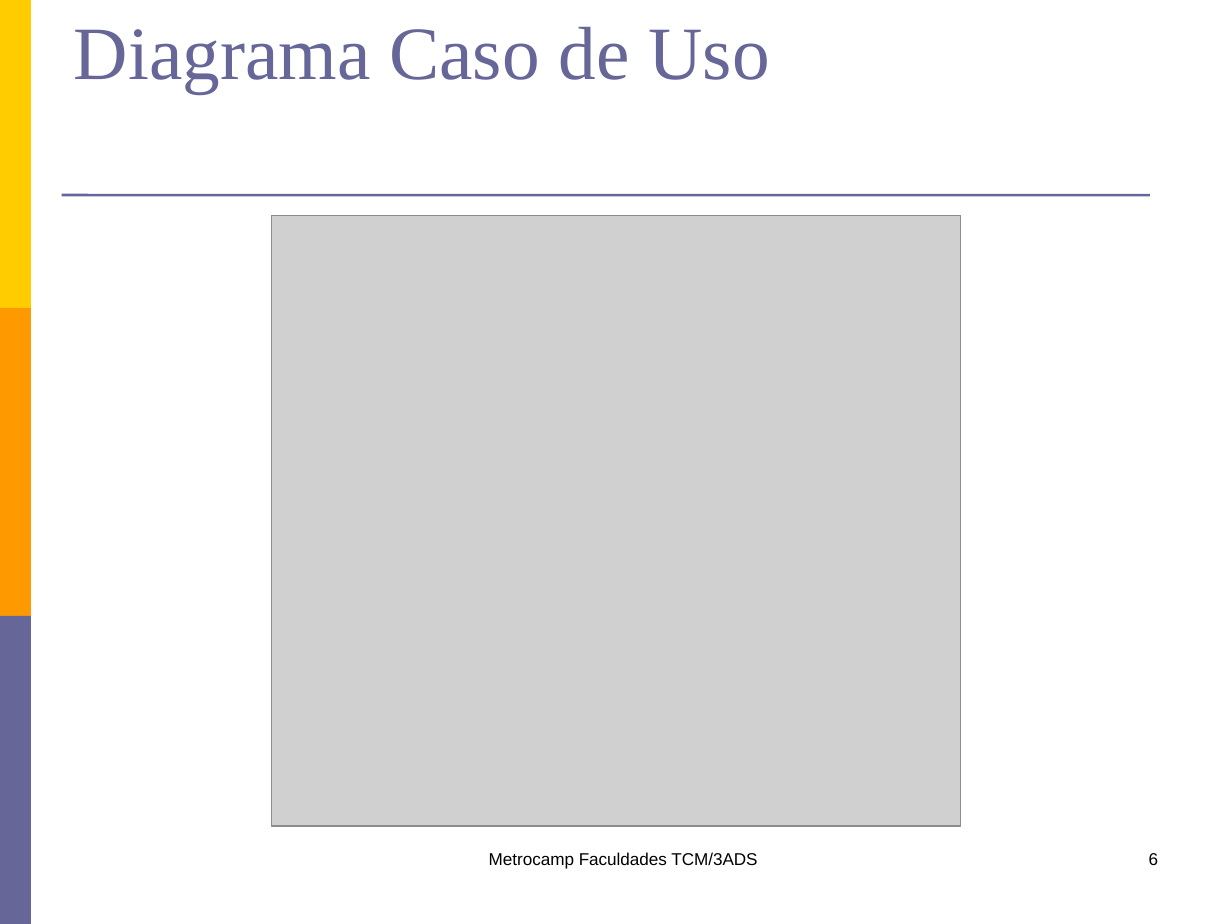
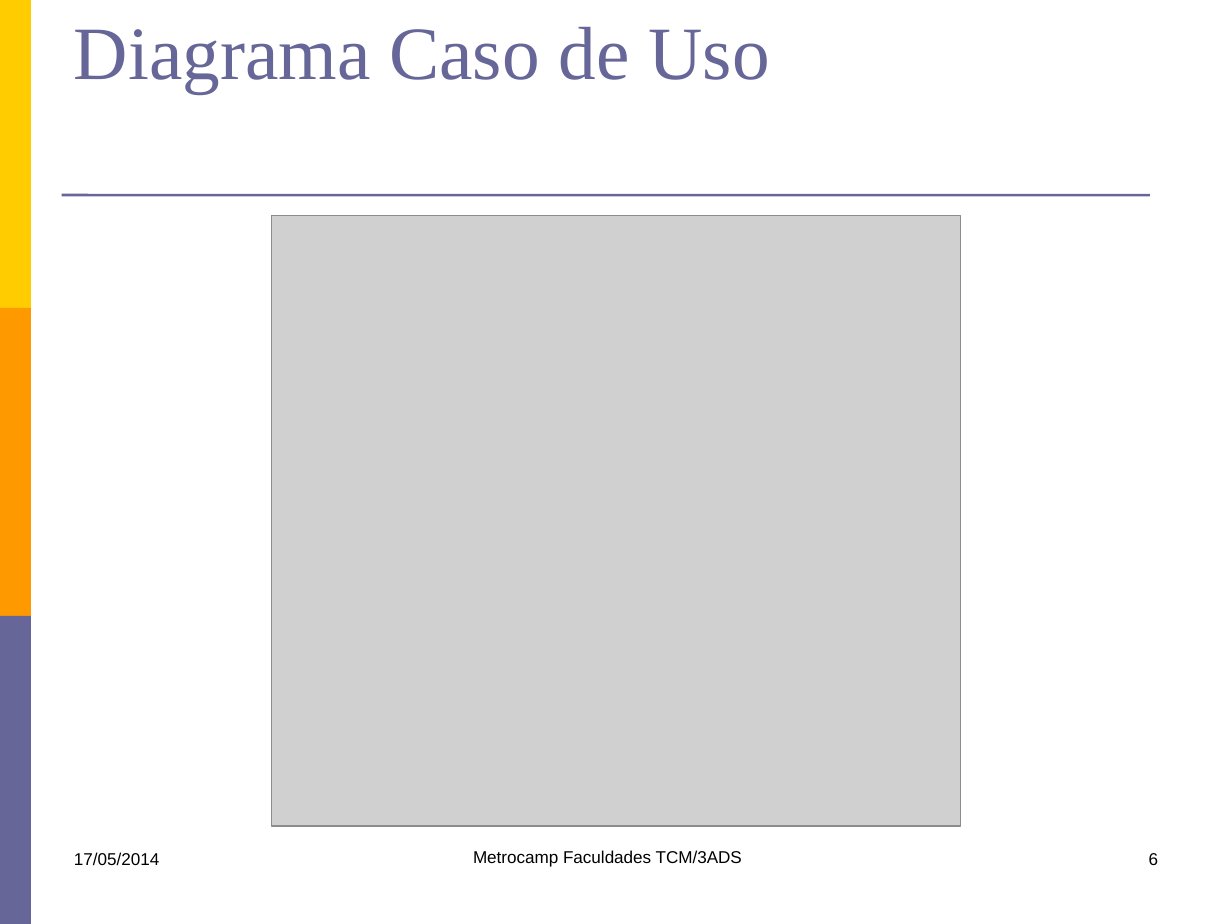
Before and after one commit to lfernandobra/pi5g1s14, a slide deck: slide 6 of documentacao/G5_Apresentacao1sem2014.pptx. Drawn at 1232x924 pixels with LibreOffice and Linux fonts; fonts in the diff are those of the drawing; grey boxes stand for pictures. Boxes give left, top, right and bottom in pixels: in the first picture for what was removed or moved away, otherwise in the second. Text is boxed around its words. In the diff, an @@ line names an element or a change of style, - is before the commit and + after.

```diff
--- a/documentacao/G5_Apresentacao1sem2014.pptx
+++ b/documentacao/G5_Apresentacao1sem2014.pptx
@@ text added at (74,852,159,866), 10 pt, text #000000 @@
+17/05/2014
@@ text "Metrocamp Faculdades TCM/3ADS": place and size @@
-text "Metrocamp Faculdades TCM/3ADS" at (489,852,757,869)
+text "Metrocamp Faculdades TCM/3ADS" at (473,850,742,867)
```
Also in this commit, not shown: 7 other slides changed.
